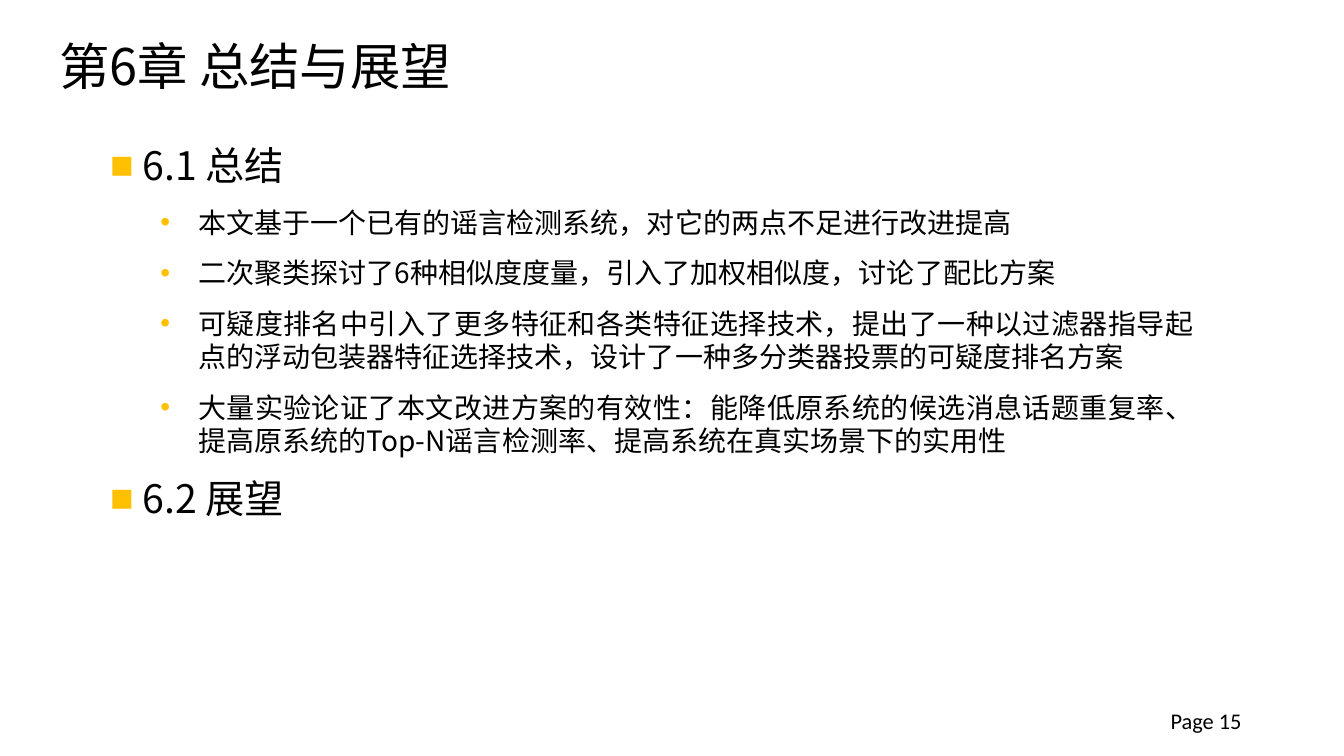
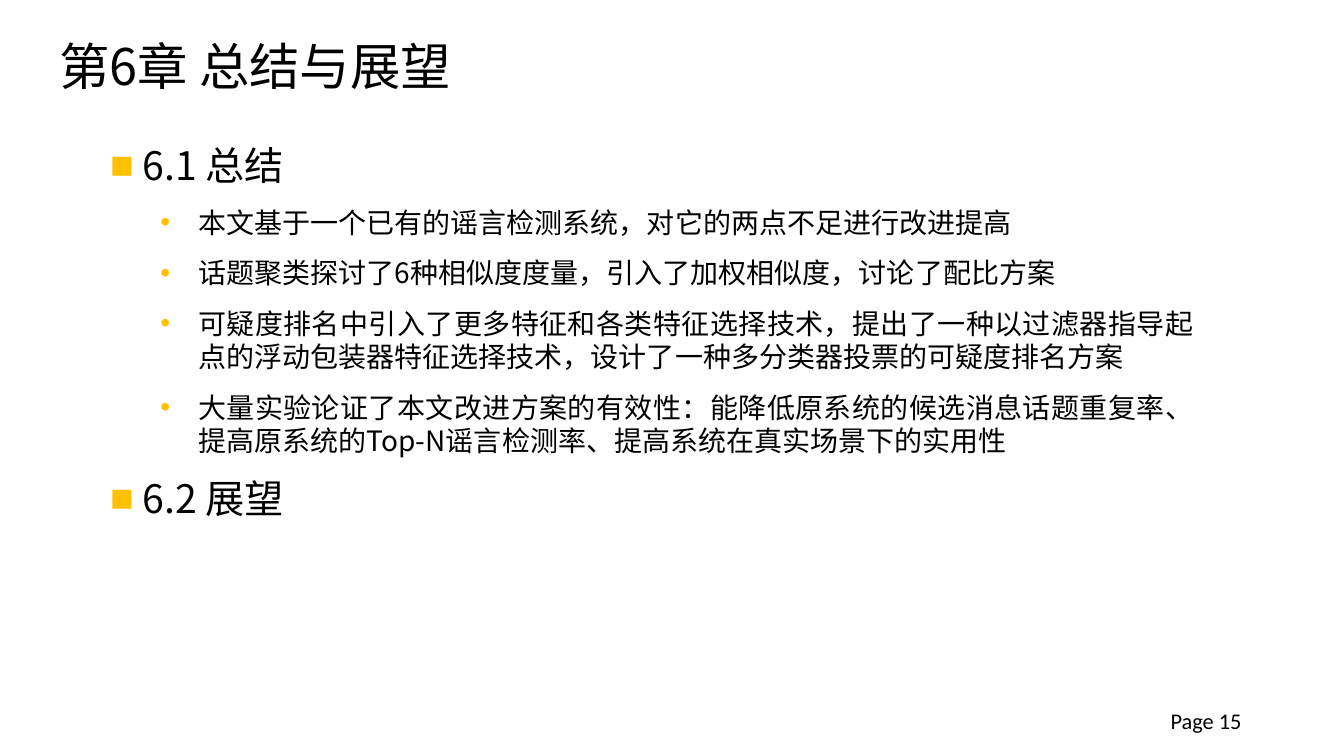
Before and after one commit to xinke0802/DataProcess, a slide deck: slide 15 of 2012013297_钟仰新_毕设论文答辩.pptx. Drawn at 1344x756 pixels with LibreOffice and Linux fonts; fonts in the diff are those of the drawing; background and template pictures are left out. Boxes give left, top, right and bottom in pixels: in the first picture for what was removed or moved away, otherwise in the second. Text is boxed around its words. In the diff, an @@ line names an element or a change of style, - is before the commit and + after.

```diff
--- a/2012013297_钟仰新_毕设论文答辩.pptx
+++ b/2012013297_钟仰新_毕设论文答辩.pptx
@@ text at (198, 259, 1055, 286): text changed @@
-  • 二次聚类探讨了6种相似度度量，引入了加权相似度，讨论了配比方案
+  • 话题聚类探讨了6种相似度度量，引入了加权相似度，讨论了配比方案
```
Also in this commit, not shown: 7 other slides changed, 2 other files.
